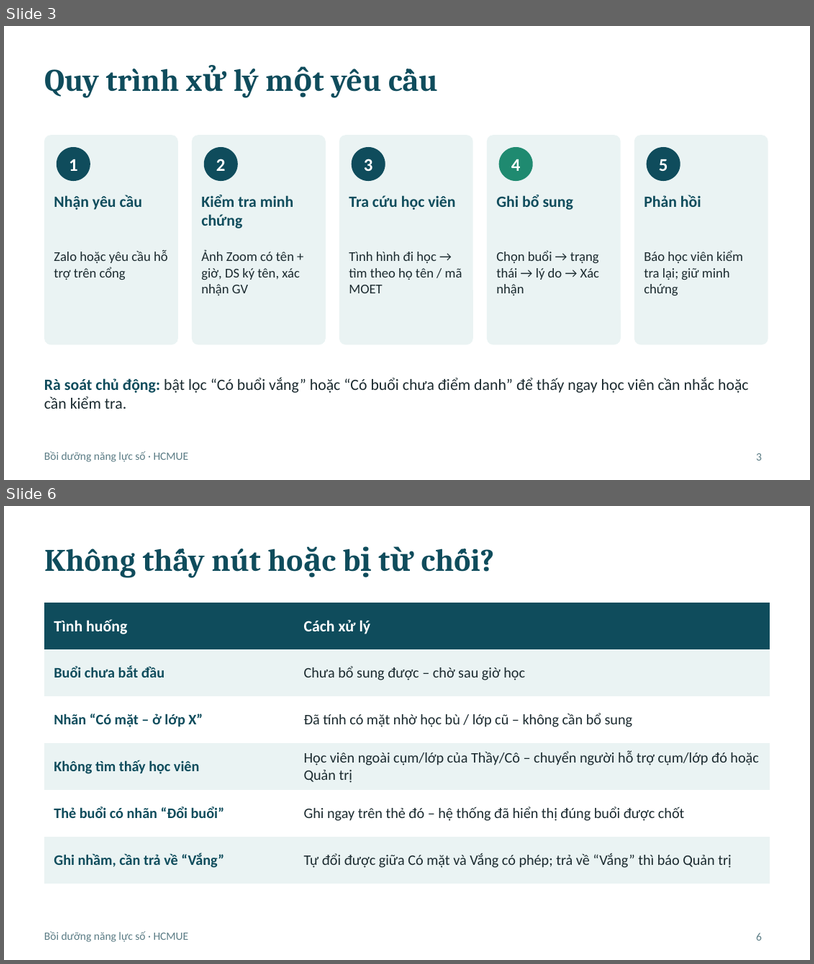
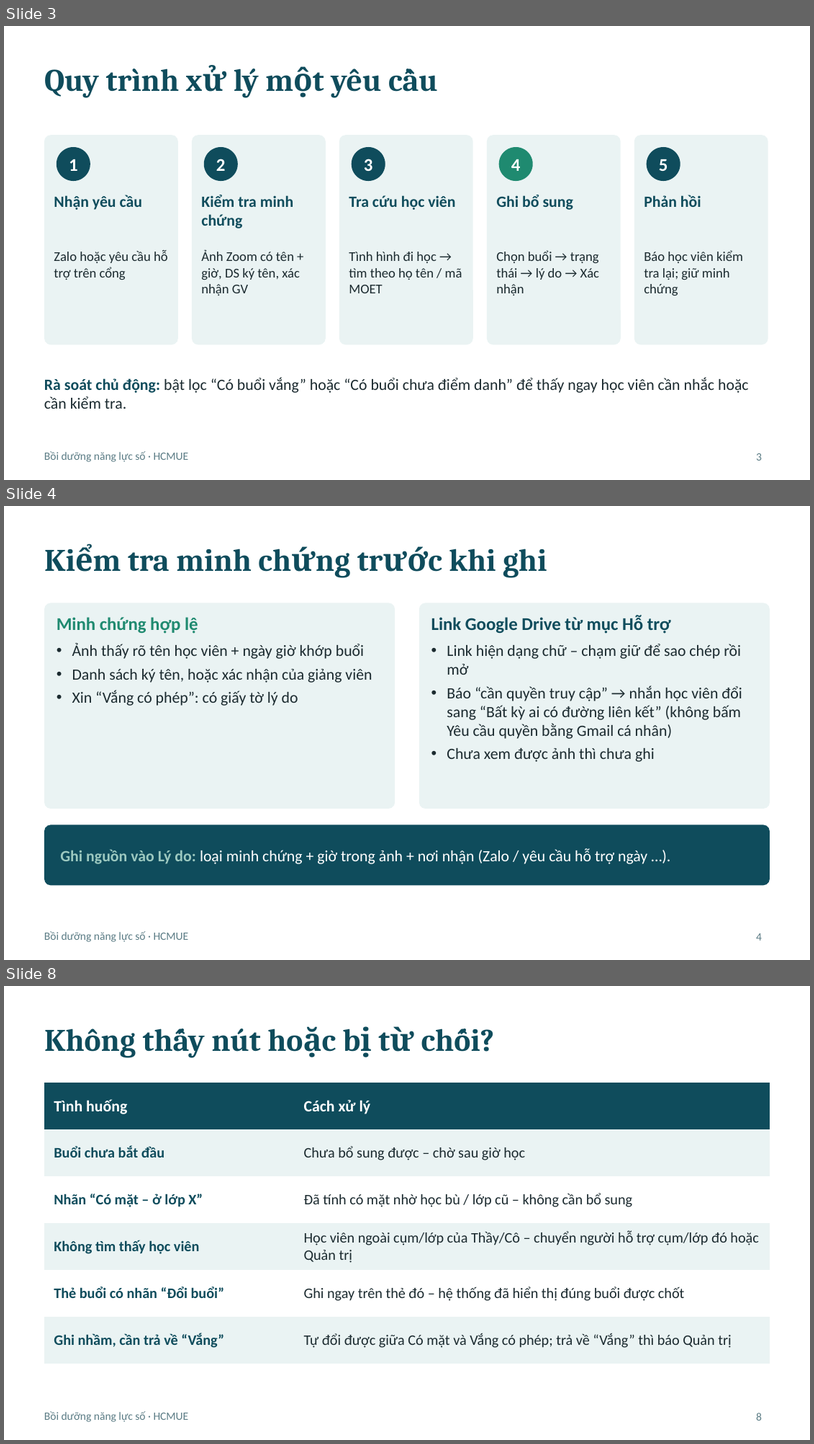
Before and after one commit to thienvo2111/thong-tin-hoc-vien, a slide deck: docs/huong-dan-diem-danh-bo-sung-ho-tro.pptx. Shown one above the other, each under a label of ours: slides 3 and 6 before the commit, slides 3, 4 and 8 after it; the slides between them are not shown. The pictures are 814x964 and 814x1444 pixels, drawn with LibreOffice and Linux fonts; fonts in the diff are those of the drawing. Boxes give left, top, right and bottom in pixels: in the first picture for what was removed or moved away, otherwise in the second. Text is boxed around its words. In the diff, an @@ line names an element or a change of style, - is before the commit and + after.

```diff
--- a/docs/huong-dan-diem-danh-bo-sung-ho-tro.pptx
+++ b/docs/huong-dan-diem-danh-bo-sung-ho-tro.pptx
@@ slide 4 added at (x1=4, y1=506, x2=810, y2=960), background #FFFFFF; not listed: 1 template element that a slide beside it also shows @@
@@ title added at (x1=128, y1=548, x2=547, y2=578), 28 pt, text #0F4C5C, bold @@
+Kiểm tra minh chứng trước khi ghi
@@ rounded rectangle added at (x1=44, y1=602, x2=395, y2=808), fill #EAF3F3 @@
@@ rounded rectangle added at (x1=419, y1=602, x2=770, y2=808), fill #EAF3F3 @@
@@ text added at (x1=57, y1=617, x2=372, y2=705), 14 pt, text #1B2A2F @@
+Minh chứng hợp lệ
+• Ảnh thấy rõ tên học viên + ngày giờ khớp buổi
+• Danh sách ký tên, hoặc xác nhận của giảng viên
+• Xin “Vắng có phép”: có giấy tờ lý do
@@ text added at (x1=432, y1=615, x2=742, y2=762), 14 pt, text #1B2A2F @@
+Link Google Drive từ mục Hỗ trợ
+• Link hiện dạng chữ – chạm giữ để sao chép rồi mở
+• Báo “cần quyền truy cập” → nhắn học viên đổi sang “Bất kỳ ai có đường liên kết” (không bấm Yêu cầu quyền bằng Gmail cá nhân)
+• Chưa xem được ảnh thì chưa ghi
@@ rounded rectangle added at (x1=44, y1=824, x2=770, y2=885), fill #0F4C5C @@
@@ text added at (x1=60, y1=848, x2=648, y2=864), 14 pt, text #FFFFFF @@
+Ghi nguồn vào Lý do: loại minh chứng + giờ trong ảnh + nơi nhận (Zalo / yêu cầu hỗ trợ ngày …).
@@ page number added at (x1=756, y1=933, x2=762, y2=940), 10 pt, text #5B7C85 @@
+4
@@ what was slide 6 is now slide 8 @@
@@ page number at (x1=756, y1=1412, x2=762, y2=1420): text changed @@
-6
+8
```
Also in this commit, not shown: 3 slides changed, 1 other slide added, 1 other file.
